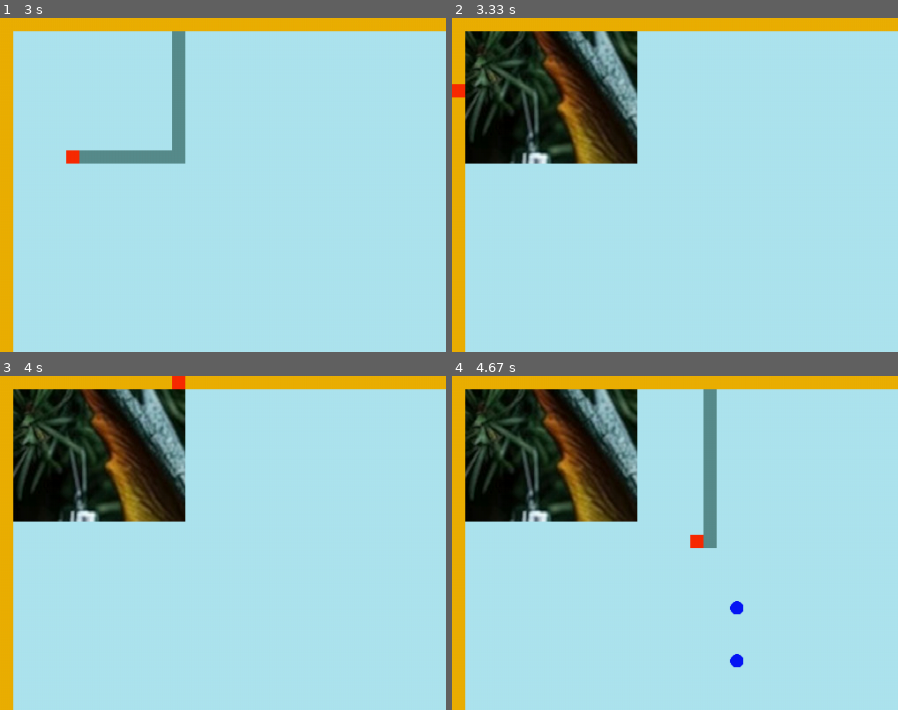
Above: before the commit, frames 1-4 (two rows, left to right).
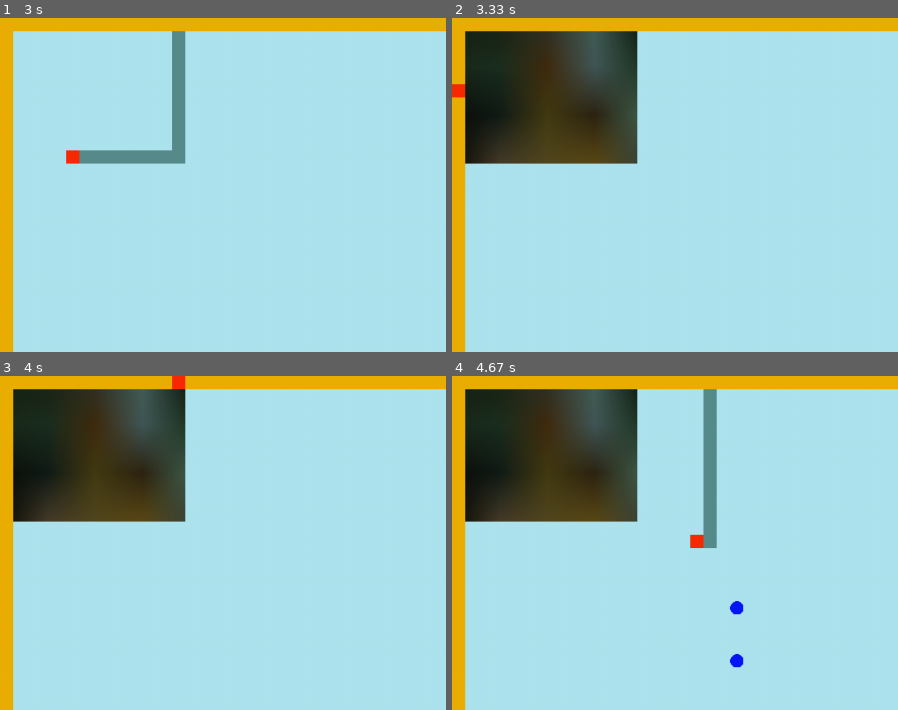
Above: after the commit, the same moments.

Repository: adm-academic/Python_Pygame_Xonix_HNY2024
Game: pygame game, started from hny_xonix.py
Same seed, same stepped clock (60 frames per second), same inputs: the game is played once before the commit and once after it.
Inputs:
- Up to frame 1 (3 s): hold Right 0.33-0.8 s; hold Up 0.83-1.3 s; hold Right 1.33-1.8 s; hold Left 1.83-2.37 s; hold Down 2.4-2.7 s; hold Left from 2.73 s (still down)
- Up to frame 2 (3.33 s): release Left at 3.13 s; hold Up from 3.17 s (still down)
- Up to frame 3 (4 s): release Up at 3.53 s; hold Right from 3.57 s (still down)
- Up to frame 4 (4.67 s): release Right at 4.2 s; hold Down 4.23-4.6 s; hold Left from 4.63 s (still down)
The pictures show only the part of the screen within x 0-50%, y 0-50%; the shares and areas given below are measured in that part.

Frame 1 is identical in both runs. In frame 2, 11% of the frame differs, in the area x 2-42%, y 3-44%; in frame 3, 11%; in frame 4, 11%.

Commit message:
ПЕРВЫЙ ЭТАП ЗАВЕРШЁН !!!

Diff:
--- a/hny_xonix.py
+++ b/hny_xonix.py
@@ -5,7 +5,7 @@
 import sys
 
 # ------ настройка интерпретатора питон
-sys.setrecursionlimit(5000)
+sys.setrecursionlimit(50000)
 # ------ настройка путей для игры
 chdir(path.dirname(__file__))
 dragons_dir = "dragons" # папка с картинками драконов !
@@ -40,10 +40,6 @@
 image_snow_old  = pygame.image.load("snow_old.png").convert()
 image_ded_moroz = pygame.image.load("ded_moroz.png").convert()
 image_enemy     = pygame.image.load("enemy.png").convert()
-image_hidden    = pygame.image.load( path.join(dragons_dir, "drakon4.jpg") ).convert()
-print("*****", path.join(dragons_dir, "drakon4.jpg") )
-image_hidden    = pygame.transform.scale(image_hidden, (WIDTH, HEIGHT))
-image_hidden_rect = image_hidden.get_rect()
 
 # функция отрисовки текста на поверхности
 def draw_text(surf, text, size, x, y):
@@ -311,6 +307,13 @@
     def load_scene(self): # код по инициализации и загрузке всей сцены....
         self.player_win_in_this_scene = False
         self.REMAINING_PERCENTS_WIN = 15
+        # ------ скрытая картинка для сцены
+        self.image_hidden = pygame.image.load(path.join(dragons_dir, "drakon4.jpg")).convert()
+        print("*****", path.join(dragons_dir, "drakon4.jpg"))
+        self.image_hidden = pygame.transform.scale(self.image_hidden, (WIDTH, HEIGHT))
+        self.image_hidden_rect = self.image_hidden.get_rect()
+        self.BLUR_RATIO = 50
+        self.blured_hidden_image = True
         # ------ инициализация матрицы спрайтов
         self.MATRIX_WIDTH = WIDTH // SPRITE_SIZE
         self.MATRIX_HEIGHT = HEIGHT // SPRITE_SIZE
@@ -370,8 +373,16 @@
         self.all_sprites.add(self.enemy1)
         self.enemy2 = Enemy(self)
         self.all_sprites.add(self.enemy2)
+        # ------- инициализиуем падающий снег --------
+        self.snow_list = []
+        # Пройдемся 50 раз циклом и добавьм снежинки в рандомную позицию x,y
+        for i in range(500):
+            x = random.randrange(0, WIDTH)
+            y = random.randrange(0, HEIGHT)
+            self.snow_list.append([x, y])
 
     def unload_scene(self):
+        self.blured_hidden_image = True
         self.clear_colors()
         for iy in range(0, self.MATRIX_HEIGHT ):
             for ix in range(0, self.MATRIX_WIDTH ):
@@ -392,11 +403,46 @@
     def player_win_scene(self):
         self.unload_scene()
         self.player_win_in_this_scene = True
+        self.blured_hidden_image = False
         print("!!!!!!!!!! PLAYER WIN !!!!!!!!!!!!!!")
 
     def player_lose_scene(self):
         self.reload_scene()
         print("!!!!!!!!!! PLAYER LOSE !!!!!!!!!!!!!!")
+
+    def get_blurSurf(self, surface, amt): # размывает указанную поверхность
+        """
+        Blur the given surface by the given 'amount'.  Only values 1 and greater
+        are valid.  Value 1 = no blur.
+        """
+        if amt < 1.0:
+            raise ValueError("Arg 'amt' must be greater than 1.0, passed in value is %s" % amt)
+        scale = 1.0 / float(amt)
+        surf_size = surface.get_size()
+        scale_size = (int(surf_size[0] * scale), int(surf_size[1] * scale))
+        surf = pygame.transform.smoothscale(surface, scale_size)
+        surf = pygame.transform.smoothscale(surf, surf_size)
+        return surf
+
+    def draw_hidden_image(self):
+        if self.blured_hidden_image:
+            imgb_hidden = self.get_blurSurf(self.image_hidden, self.BLUR_RATIO)
+            screen.blit( imgb_hidden, self.image_hidden_rect )  # выводим фоновую картинку с размытием
+        else:
+            screen.blit(self.image_hidden, self.image_hidden_rect)
+
+    def draw_snow_fall(self):
+        # обработка каждой снежинки
+        for i in range(len(self.snow_list)):
+            # нарисовать снежинку
+            pygame.draw.circle(screen, WHITE, self.snow_list[i], 2)
+            # снежинка вниз на 1
+            self.snow_list[i][1] += 1
+            if self.snow_list[i][1] > HEIGHT:
+                y = random.randrange(-50, -10)
+                self.snow_list[i][1] = y
+                x = random.randrange(0, WIDTH)
+                self.snow_list[i][0] = x
 
     def matrix_index_of(self, sprites_matrix_var, sprite):  # реализация функции index_of для матриц спрайтов
                                                           # возвращает индекс в матрице по объекту спрайта
@@ -530,17 +576,20 @@
 
     scene.update() # вызыает метод update для спрайтов всей сцены
 
+
     # Рендеринг сцены
     screen.fill(BLACK)  # заполняем всё окно чёрным
     if flip_image_hidden:
         scene.all_sprites.draw(screen)  # отрисовываем все спрайты встроенной функцией pygame
-        screen.blit(image_hidden, image_hidden_rect)  # выводим фоновую картинку
+        scene.draw_hidden_image()  # выводим фоновую картинку
     else:
-        screen.blit(image_hidden, image_hidden_rect)  # выводим фоновую картинку
+        scene.draw_hidden_image()  # выводим фоновую картинку
         scene.all_sprites.draw(screen)  # отрисовываем все спрайты встроенной функцией pygame
 
     if scene.player_win_in_this_scene:
+        scene.draw_hidden_image()  # выводим фоновую картинку
         draw_text(screen, "Победа за Вами ! ", 72, WIDTH // 2, 0)
+        scene.draw_snow_fall()
 
     # После отрисовки всего, меняем экранные страницы #
     pygame.display.flip()
Not shown, changed: TODO.txt
Binary file added: dragons/84bf626f796d11eea1bbf6f8c1ba65ae upscaled.jpeg
Binary file added: dragons/ancient-forest-dragon-covered-with-green-plants_777271-2792.jpg
Binary file added: dragons/ancient-forest-dragon-covered-with-green-plants_777271-2794.jpg
Binary file added: dragons/c0111dd0f853fccb30e66112ed9755a4_cropped_666x373.webp
Binary file added: dragons/christmas-greeting-card-with-funny-green-dragon-symbol-of-2024_917664-26697.jpg
Binary file added: dragons/dragon-with-a-gift-box-symbol-of-new-year-2024-generative-ai_535844-8165.jpg
Binary file added: dragons/dragon1.jpeg
Binary file added: dragons/dragons-and-fantasy-artificial-intelligence-image_23-2150400877.jpg
Binary file added: dragons/dragons-and-fantasy-artificial-intelligence-image_23-2150400878.jpg
Binary file added: dragons/dragons-and-fantasy-artificial-intelligence-image_23-2150400889-2.jpg
Binary file added: dragons/dragons-and-fantasy-artificial-intelligence-image_23-2150400889.jpg
(and 11 more such lines)
